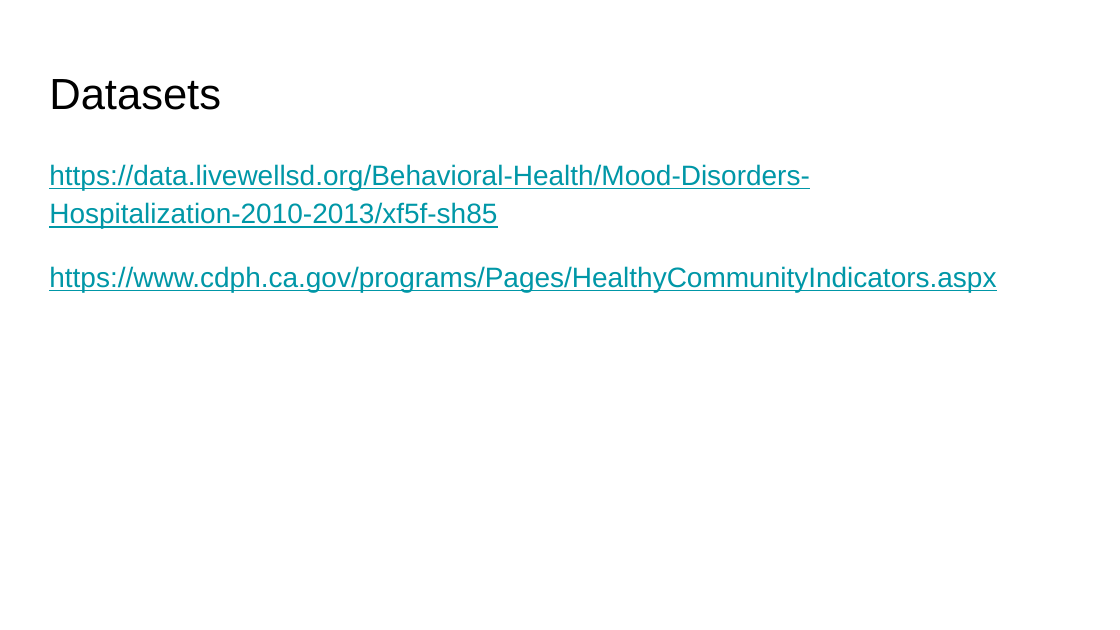
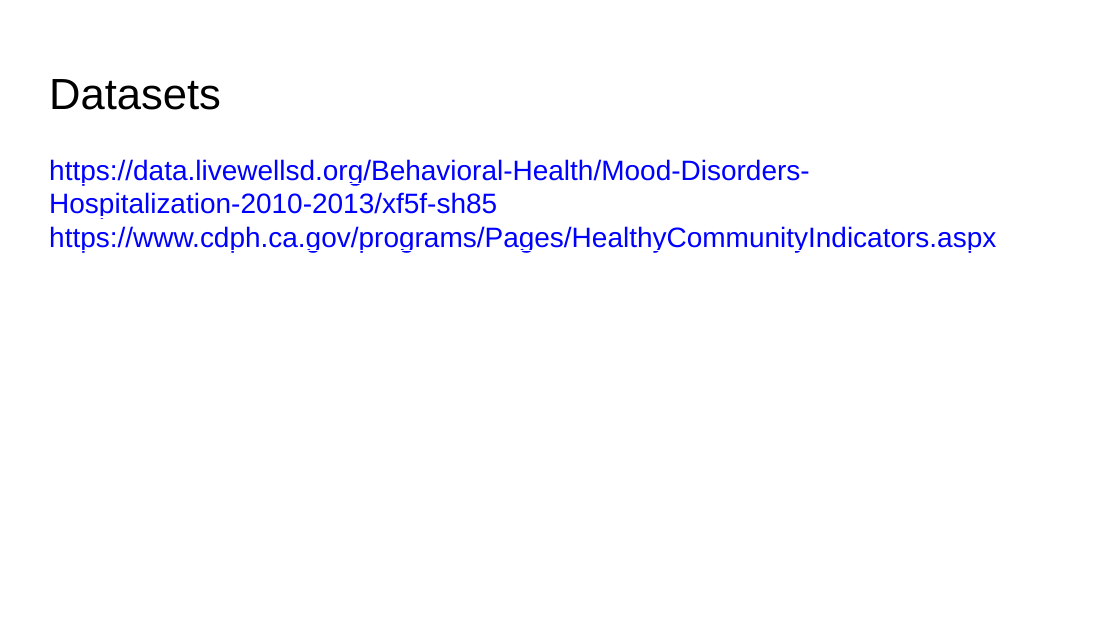
Before and after one commit to kristy0414/big-data-hackathon-in-San-Diego, a slide deck: slide 4 of Team Lucky Cat Project Proposal.pptx. Drawn at 1120x630 pixels with LibreOffice and Linux fonts; fonts in the diff are those of the drawing. Boxes give left, top, right and bottom in pixels: in the first picture for what was removed or moved away, otherwise in the second. Text is boxed around its words. In the diff, an @@ line names an element or a change of style, - is before the commit and + after.

```diff
--- a/Team Lucky Cat Project Proposal.pptx
+++ b/Team Lucky Cat Project Proposal.pptx
@@ text "https://data.livewellsd.org/Behavioral-Health/Mood-Disorders ..." at [49,159,996,252]: text colour #0097A7 to #0000FF; line spacing 1.15 to 1; less space between paragraphs @@
```
Also in this commit, not shown: 4 other slides changed.
